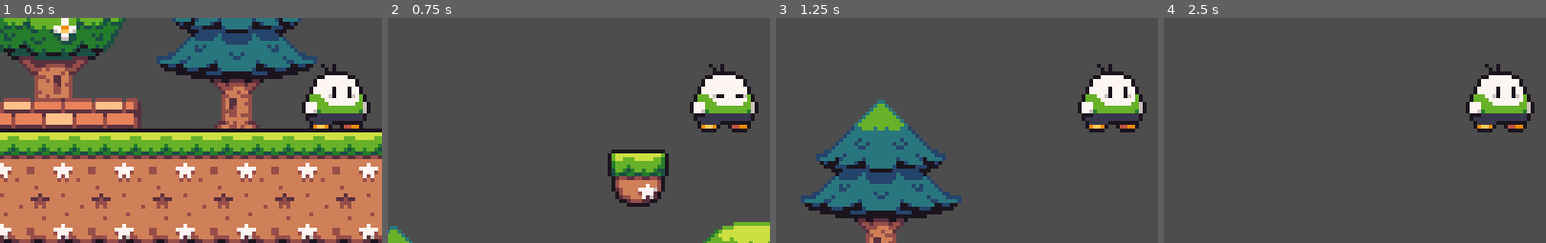
Above: before the commit, frames 1-4 (left to right).
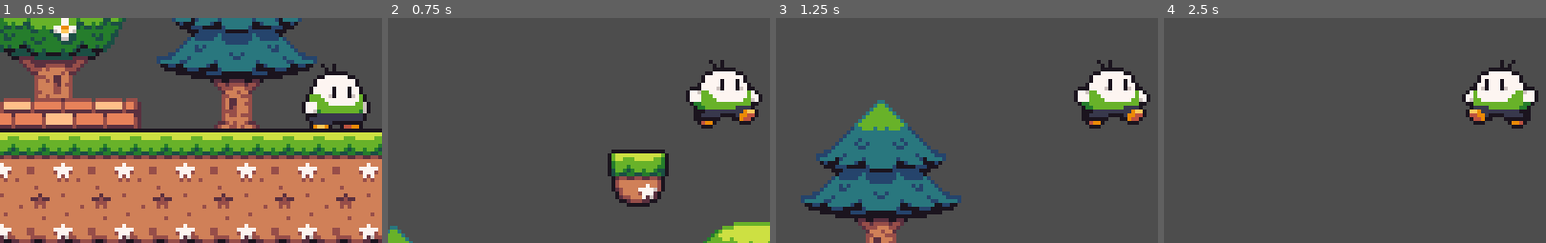
Above: after the commit, the same moments.

Repository: gabrielmqc/fucking-aliens-raw
Game: Godot game, scene res://world_01.tscn
Same seed, same stepped clock (60 frames per second), same inputs: the game is played once before the commit and once after it.
Inputs:
- Up to frame 1 (0.5 s): no input
- Up to frame 2 (0.75 s): tap Enter (ui_accept) at 0.5, 0.6 s; hold Right (ui_right) from 0.53 s (still down)
- Up to frame 3 (1.25 s): keep holding Right (ui_right); tap Enter (ui_accept) at 0.77, 1.07 s
- Up to frame 4 (2.5 s): tap Enter (ui_accept) at 1.35, 1.52, 1.82, 2, 2.1 s; release Right (ui_right) at 2.03 s; hold Left (ui_left) from 2.03 s (still down)
The pictures show only the part of the screen within x 6-56%, y 31-81%; the shares and areas given below are measured in that part.

Frame 1 is identical in both runs. In frame 2, 2.7% of the frame differs, in the area x 78-98%, y 18-51%; in frame 3, 2.7%; in frame 4, 2.9%.

Commit message:
feat: adding walking and jumping animations

Diff:
--- a/actors/player.tscn
+++ b/actors/player.tscn
@@ -72,8 +72,8 @@
 "texture": SubResource("AtlasTexture_eebbl")
 }],
 "loop": true,
-"name": &"walk",
-"speed": 5.0
+"name": &"run",
+"speed": 8.0
 }]
 
 [node name="player" type="CharacterBody2D"]
@@ -83,16 +83,20 @@
 script = ExtResource("1_esgq3")
 
 [node name="CollisionShape2D" type="CollisionShape2D" parent="."]
+visible = false
 position = Vector2(0, 1)
 shape = SubResource("CapsuleShape2D_c3k7x")
+
+[node name="Camera2D" type="Camera2D" parent="."]
+visible = false
+zoom = Vector2(2, 2)
+limit_left = 0
+editor_draw_limits = true
 
 [node name="AnimatedSprite2D" type="AnimatedSprite2D" parent="."]
 position = Vector2(0, -5)
 sprite_frames = SubResource("SpriteFrames_cujcs")
-animation = &"idle"
+animation = &"run"
 autoplay = "idle"
 
-[node name="Camera2D" type="Camera2D" parent="."]
-zoom = Vector2(2, 2)
-limit_left = 0
-editor_draw_limits = true
+[node name="animator" type="AnimationPlayer" parent="."]
--- a/scripts/player.gd
+++ b/scripts/player.gd
@@ -3,23 +3,30 @@
 
 const SPEED = 300.0
 const JUMP_FORCE = -400.0
-
-
+var is_jumping := false
+@onready var animation:=$AnimatedSprite2D as AnimatedSprite2D
 func _physics_process(delta: float) -> void:
 	# Add the gravity.
 	if not is_on_floor():
 		velocity += get_gravity() * delta
-
+	elif is_on_floor():
+		is_jumping = false
 	# Handle jump.
 	if Input.is_action_just_pressed("ui_accept") and is_on_floor():
 		velocity.y = JUMP_FORCE
-
+		is_jumping = true
 	# Get the input direction and handle the movement/deceleration.
 	# As good practice, you should replace UI actions with custom gameplay actions.
 	var direction := Input.get_axis("ui_left", "ui_right")
 	if direction:
 		velocity.x = direction * SPEED
+		animation.scale.x = direction
+		if !is_jumping:
+			animation.play("run")
+	elif is_jumping:
+		animation.play("jump")
 	else:
 		velocity.x = move_toward(velocity.x, 0, SPEED)
+		animation.play("idle")
 
 	move_and_slide()
